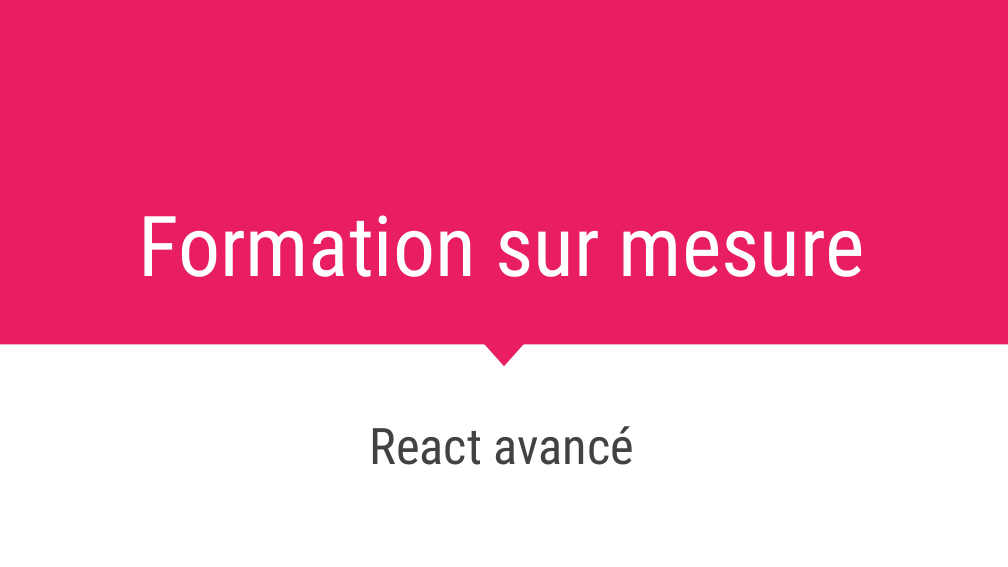
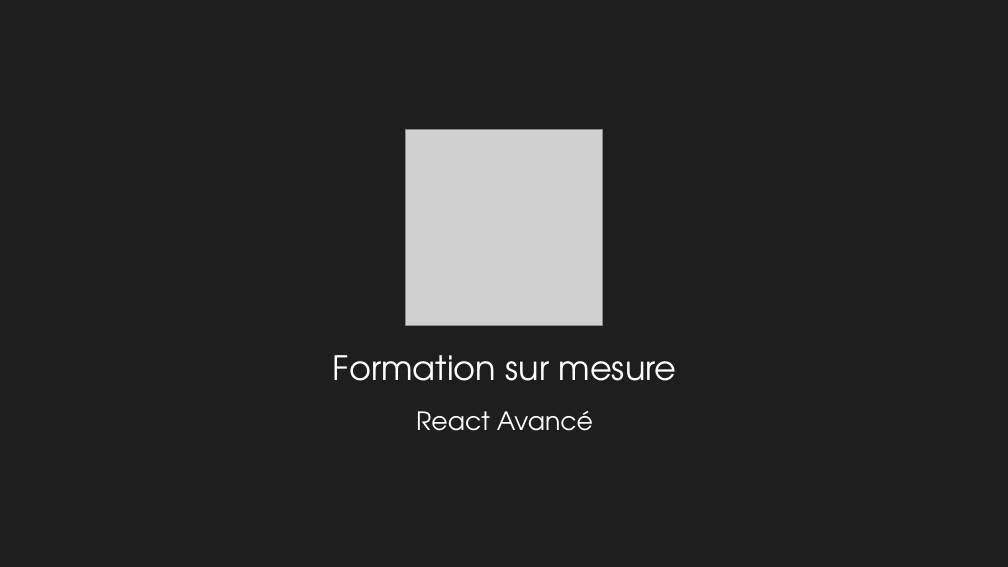
Before and after one commit to Zenika-Training/formation-react-sur-mesure, a slide deck: slide 1 of Slides&TPs.pptx. Drawn at 1008x567 pixels with LibreOffice and Linux fonts; fonts in the diff are those of the drawing; grey boxes stand for pictures; background and template pictures are left out. Boxes give left, top, right and bottom in pixels: in the first picture for what was removed or moved away, otherwise in the second. Text is boxed around its words. In the diff, an @@ line names an element or a change of style, - is before the commit and + after.

```diff
--- a/Slides&TPs.pptx
+++ b/Slides&TPs.pptx
@@ background #FFFFFF to picture (left out) @@
@@ rectangle removed at (x1=0, y1=0, x2=1008, y2=345) @@
@@ picture added at (x1=406, y1=130, x2=603, y2=326) @@
@@ text "Formation sur mesure" moved from (x1=139, y1=215, x2=864, y2=277) to (x1=333, y1=355, x2=677, y2=381) @@
@@ text "Formation sur mesure" at (x1=333, y1=355, x2=677, y2=381): size 60 to 24 pt, font Roboto Condensed to TeX Gyre Adventor; indent changed; line spacing 1 to 1.3; vertical alignment bottom to top @@
@@ triangle removed at (x1=466, y1=324, x2=542, y2=366) @@
@@ text "React Avancé" at (x1=416, y1=411, x2=593, y2=431): vertical alignment middle to top @@
@@ text at (x1=416, y1=411, x2=593, y2=431): text changed; size 36 to 18 pt; font Roboto Condensed to TeX Gyre Adventor; text colour #424242 to #FFFFFF @@
-React avancé
+React Avancé
```
Also in this commit, not shown: 5 other slides changed, 39 slides added, 39 slides removed, 2 other files.
